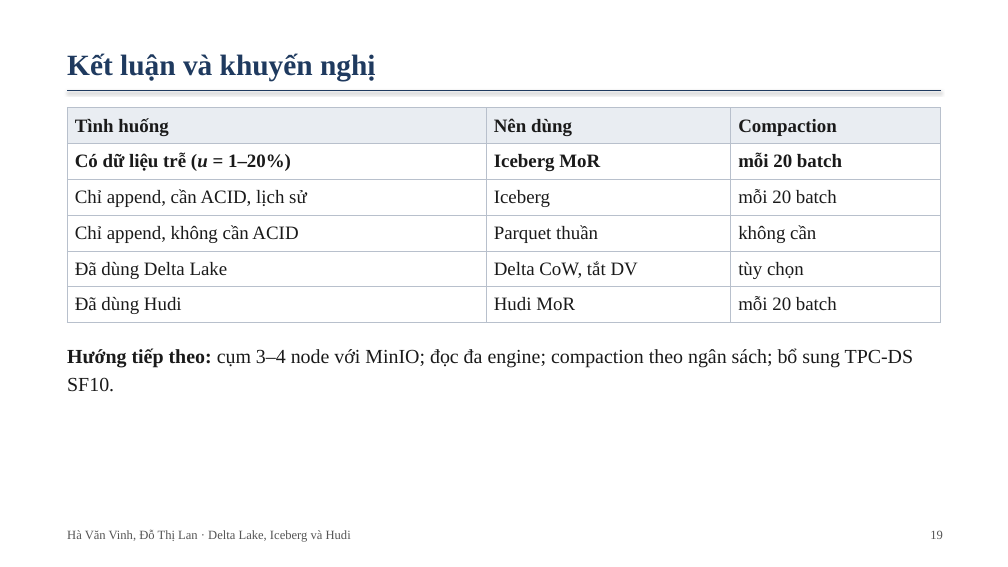
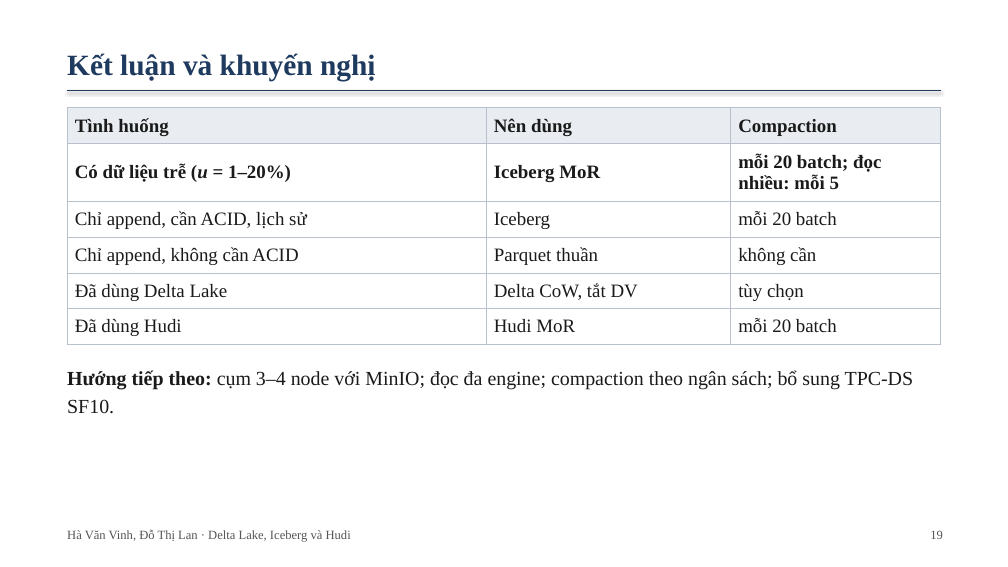
Before and after one commit to vinhha195-oss/lakehouse-p1, a slide deck: slide 19 of report/Slides_P1_Lakehouse.pptx. Drawn at 1008x567 pixels with LibreOffice and Linux fonts; fonts in the diff are those of the drawing. Boxes give left, top, right and bottom in pixels: in the first picture for what was removed or moved away, otherwise in the second. Text is boxed around its words. In the diff, an @@ line names an element or a change of style, - is before the commit and + after.

```diff
--- a/report/Slides_P1_Lakehouse.pptx
+++ b/report/Slides_P1_Lakehouse.pptx
@@ table at (67,107,940,344) @@
-row 2, column 3: mỗi 20 batch
+row 2, column 3: mỗi 20 batch; đọc nhiều: mỗi 5
@@ text "Hướng tiếp theo: cụm 3–4 ...": place and size @@
-text "Hướng tiếp theo: cụm 3–4 ..." at (67,348,914,392)
+text "Hướng tiếp theo: cụm 3–4 ..." at (67,370,914,414)
```
Also in this commit, not shown: 2 other slides changed, 20 other files.
